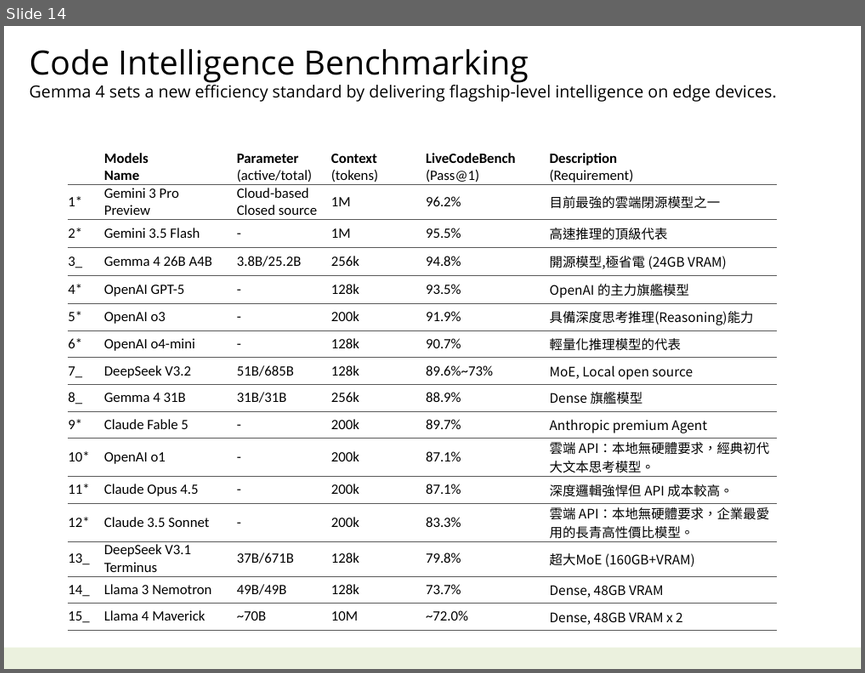
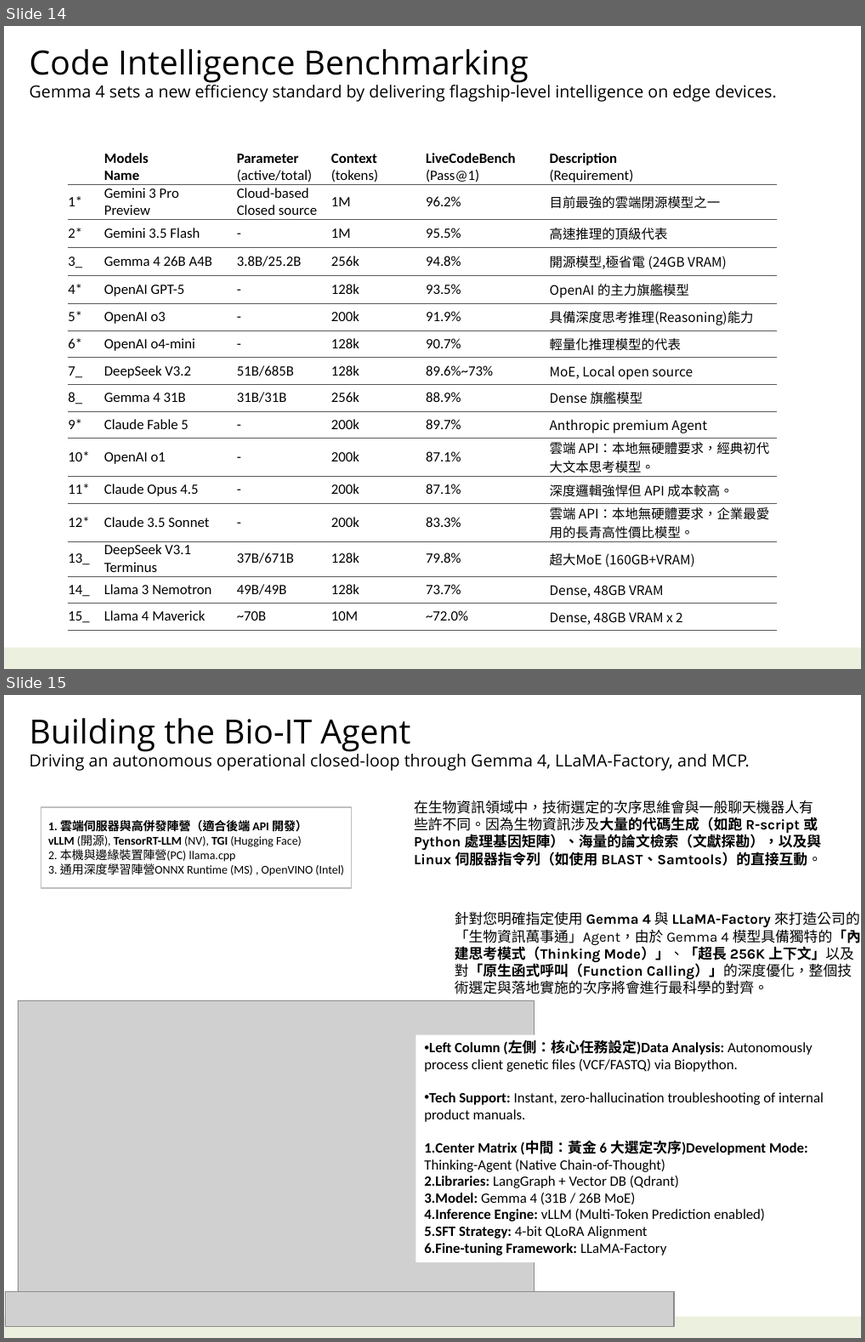
Before and after one commit to navibator/crazy-ai, a slide deck: ai-gemma.pptx. Shown one above the other, each under a label of ours: slide 14 before the commit, slides 14 and 15 after it. The pictures are 865x673 and 865x1342 pixels, drawn with LibreOffice and Linux fonts; fonts in the diff are those of the drawing; grey boxes stand for pictures. Boxes give left, top, right and bottom in pixels: in the first picture for what was removed or moved away, otherwise in the second. Text is boxed around its words. In the diff, an @@ line names an element or a change of style, - is before the commit and + after.

Commit message:
bio-it agent

```diff
--- a/ai-gemma.pptx
+++ b/ai-gemma.pptx
@@ slide 15 added at [4, 695, 861, 1338], background #FFFFFF; not listed: 1 template element that a slide beside it also shows @@
@@ text added at [30, 718, 749, 771], 14 pt, text #000000 @@
+Building the Bio-IT Agent
+Driving an autonomous operational closed-loop through Gemma 4, LLaMA-Factory, and MCP.
@@ rectangle added at [41, 807, 351, 888], fill #FFFFFF at 70% opacity, outline #BFBFBF 1 pt, 10 pt, text #000000 @@
+1. 雲端伺服器與高併發陣營（適合後端 API 開發）
+vLLM (開源), TensorRT-LLM (NV), TGI (Hugging Face)
+2. 本機與邊緣裝置陣營(PC) llama.cpp
+3. 通用深度學習陣營ONNX Runtime (MS) , OpenVINO (Intel)
@@ text added at [414, 800, 822, 866], 12 pt, text #000000, bold @@
+在生物資訊領域中，技術選定的次序思維會與一般聊天機器人有些許不同。因為生物資訊涉及大量的代碼生成（如跑 R-script 或 Python 處理基因矩陣）、海量的論文檢索（文獻探勘），以及與 Linux 伺服器指令列（如使用 BLAST、Samtools）的直接互動。
@@ text added at [454, 912, 861, 994], 12 pt, text #000000 @@
+針對您明確指定使用 Gemma 4 與 LLaMA-Factory 來打造公司的「生物資訊萬事通」Agent，由於 Gemma 4 模型具備獨特的「內建思考模式（Thinking Mode）」、「超長 256K 上下文」以及對「原生函式呼叫（Function Calling）」的深度優化，整個技術選定與落地實施的次序將會進行最科學的對齊。
@@ picture added at [18, 1001, 534, 1321] @@
@@ rectangle added at [416, 1035, 851, 1262], fill #FFFFFF, 12 pt, text #000000 @@
+• Left Column (左側：核心任務設定)Data Analysis: Autonomously process client genetic files (VCF/FASTQ) via Biopython.
+• Tech Support: Instant, zero-hallucination troubleshooting of internal product manuals.
+1. Center Matrix (中間：黃金 6 大選定次序)Development Mode: Thinking-Agent (Native Chain-of-Thought)
+2. Libraries: LangGraph + Vector DB (Qdrant)
+3. Model: Gemma 4 (31B / 26B MoE)
+4. Inference Engine: vLLM (Multi-Token Prediction enabled)
+5. SFT Strategy: 4-bit QLoRA Alignment
+6. Fine-tuning Framework: LLaMA-Factory
@@ picture added at [5, 1292, 674, 1327] @@
```
Also in this commit, not shown: 1 slide changed, 1 other slide added, 3 slides removed, 1 other file.
